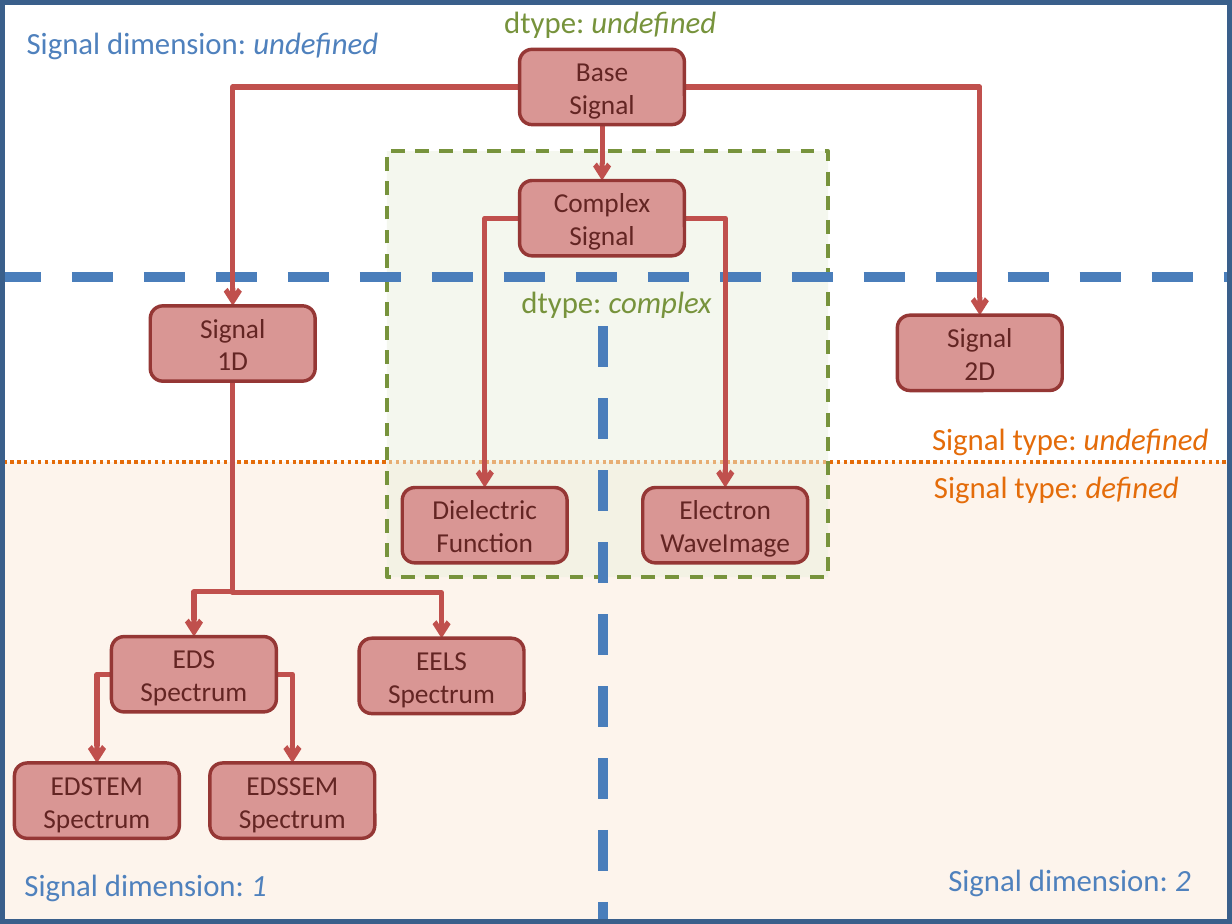
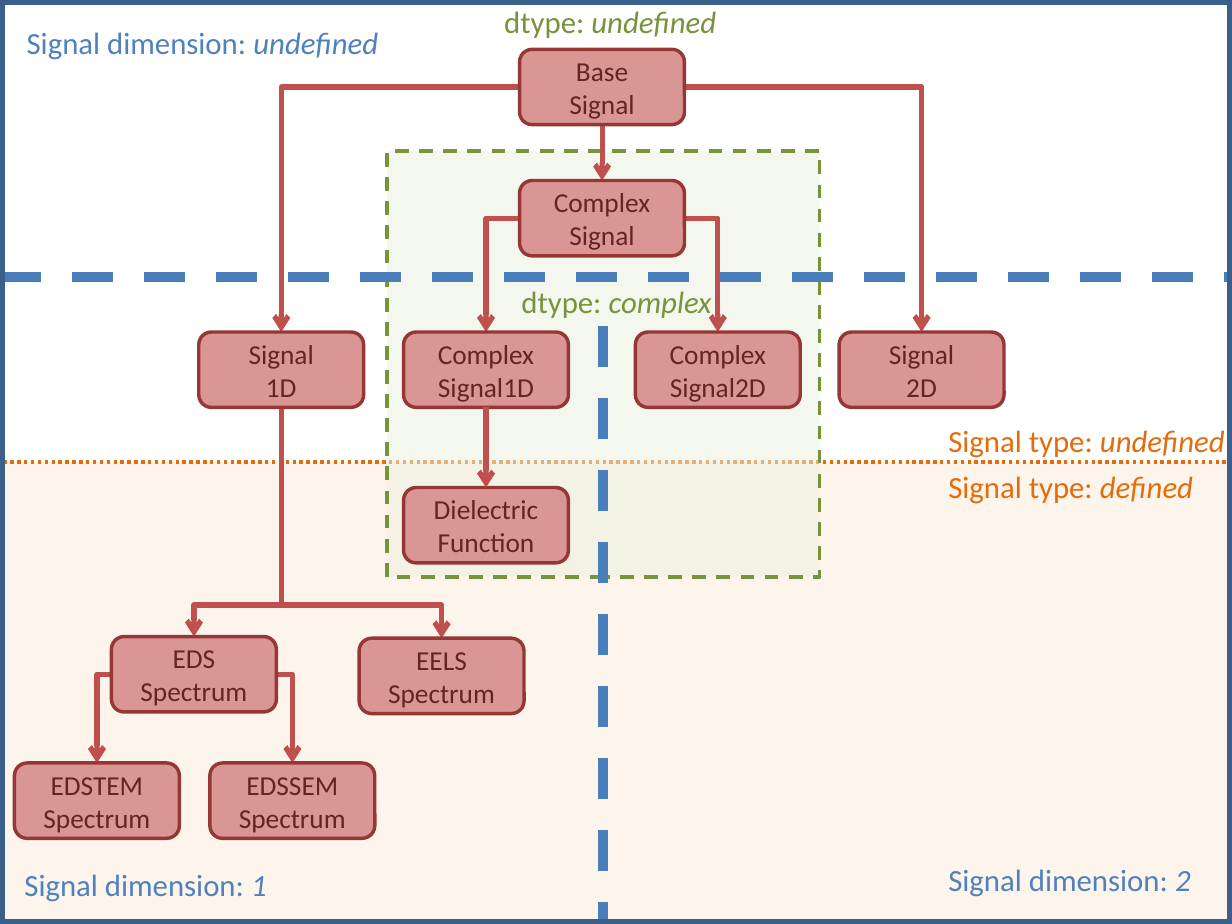
Before and after one commit to francisco-dlp/hyperspy, a slide deck: slide 1 of doc/user_guide/images/HyperSpySignalOverview.pptx. Drawn at 1232x924 pixels with LibreOffice and Linux fonts; fonts in the diff are those of the drawing. Boxes give left, top, right and bottom in pixels: in the first picture for what was removed or moved away, otherwise in the second. Text is boxed around its words. In the diff, an @@ line names an element or a change of style, - is before the commit and + after.

Commit message:
Removed ElectronWaveImage and added ComplexSignal1D/2D User guide is updated accordingly Plot docstrings are now defined in hyperspy/docstings/plot.py A lot of smaller changes

```diff
--- a/doc/user_guide/images/HyperSpySignalOverview.pptx
+++ b/doc/user_guide/images/HyperSpySignalOverview.pptx
@@ elbow arrow moved from (520, 87) - (233, 306) to (520, 87) - (281, 333) @@
@@ elbow arrow moved from (685, 87) - (979, 315) to (685, 87) - (922, 333) @@
@@ rectangle: place and size @@
-rectangle at <box>387,152,828,578</box>
+rectangle at <box>387,152,819,578</box>
@@ elbow arrow moved from (520, 218) - (484, 488) to (520, 218) - (487, 333) @@
@@ elbow arrow moved from (685, 218) - (726, 488) to (685, 218) - (718, 333) @@
@@ rounded rectangle "Signal": place and size @@
-rounded rectangle "Signal" at <box>150,306,315,381</box>
+rounded rectangle "Signal" at <box>198,333,363,408</box>
@@ rounded rectangle added at <box>404,333,569,408</box>, fill #D99694, outline #953735 2 pt, 16 pt, text #632523 @@
+Complex Signal1D
@@ rounded rectangle added at <box>636,333,801,408</box>, fill #D99694, outline #953735 2 pt, 16 pt, text #632523 @@
+Complex Signal2D
@@ rounded rectangle "Signal 2D": place and size @@
-rounded rectangle "Signal 2D" at <box>897,315,1062,391</box>
+rounded rectangle "Signal 2D" at <box>839,333,1004,408</box>
@@ text in rounded rectangle at <box>889,345,954,397</box>: text changed @@
-Signal
-2D
+Signal
+2D
@@ elbow arrow moved from (233, 381) - (193, 637) to (281, 408) - (193, 637) @@
@@ elbow arrow moved from (233, 381) - (441, 638) to (281, 408) - (441, 638) @@
@@ arrow added from (487, 408) to (487, 488), #C0504D 3 pt @@
@@ text "Signal type: undefined": place and size @@
-text "Signal type: undefined" at <box>932,428,1209,456</box>
+text "Signal type: undefined" at <box>948,430,1225,458</box>
@@ text "Signal type: defined": place and size @@
-text "Signal type: defined" at <box>934,476,1179,504</box>
+text "Signal type: defined" at <box>948,476,1193,504</box>
@@ rounded rectangle removed at <box>643,488,808,563</box> @@
-Electron
-WaveImage
```
Also in this commit, not shown: 20 other files.
